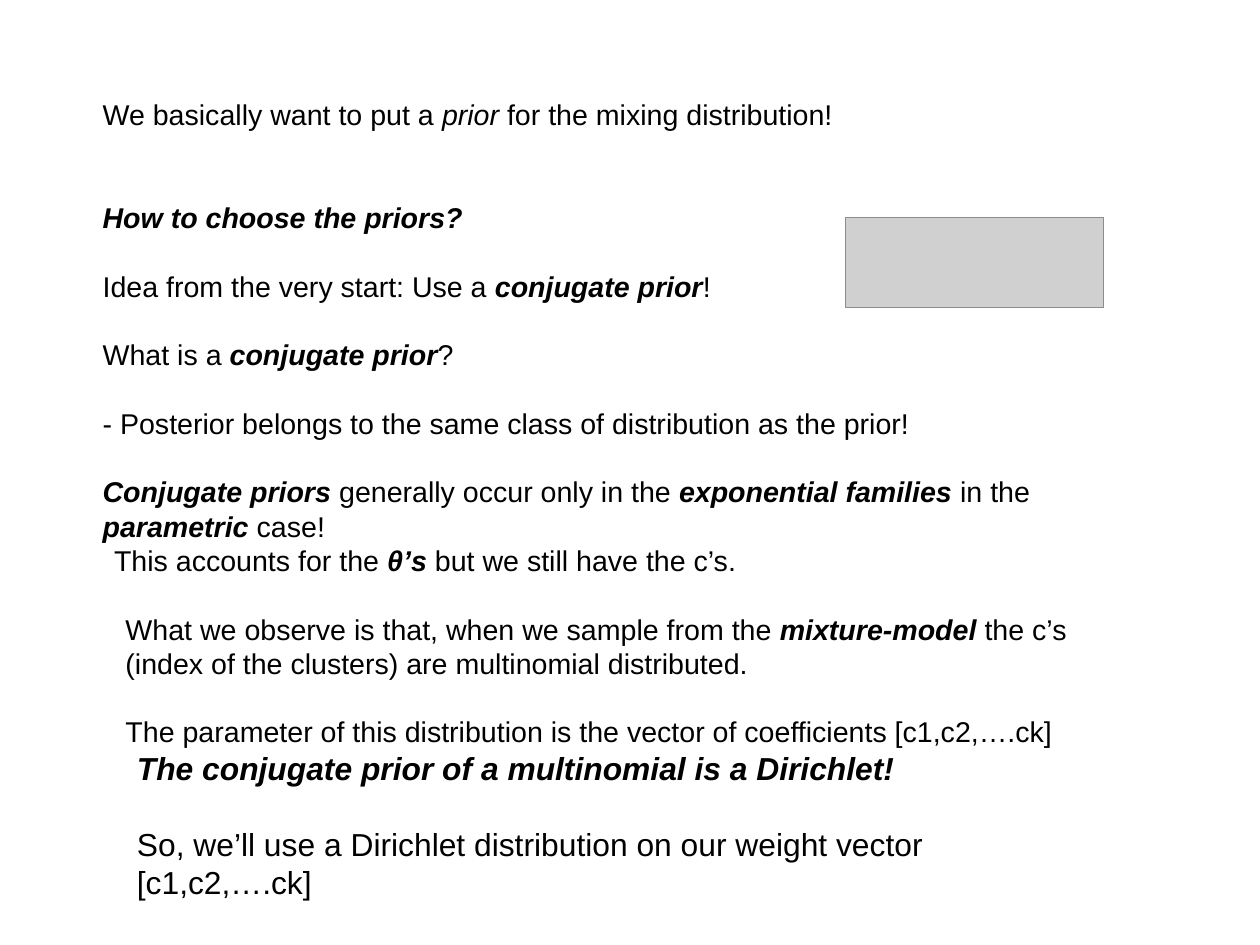
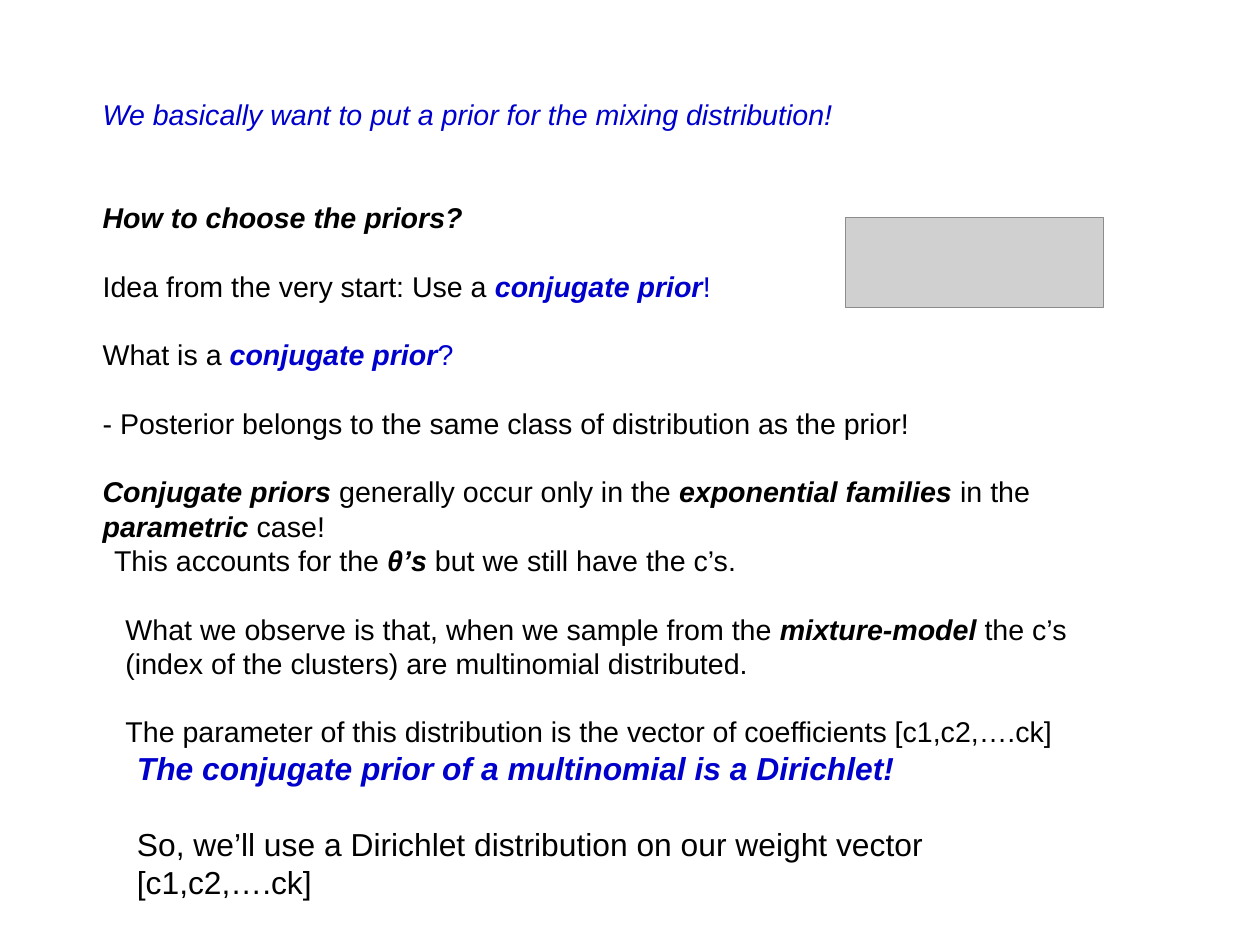
Before and after one commit to afcarl/Dirichlet_Processes, a slide deck: slide 10 of version_2.odp. Drawn at 1260x945 pixels with LibreOffice and Linux fonts; fonts in the diff are those of the drawing; grey boxes stand for pictures. Boxes give left, top, right and bottom in pixels: in the first picture for what was removed or moved away, otherwise in the second. Text is boxed around its words. In the diff, an @@ line names an element or a change of style, - is before the commit and + after.

Commit message:
changed some formatting

```diff
--- a/version_2.odp
+++ b/version_2.odp
@@ text at [103,104,832,371]: text colour #000000 to #0000CC in "We basically want to put a prior ...", "conjugate prior!", "conjugate prior?"; italic on in "We basically want to put a for ..." @@
@@ text at [137,757,894,786]: text colour #000000 to #0000CC in "The conjugate prior of a multinomial is ..." @@
```
Also in this commit, not shown: 12 other slides changed.
